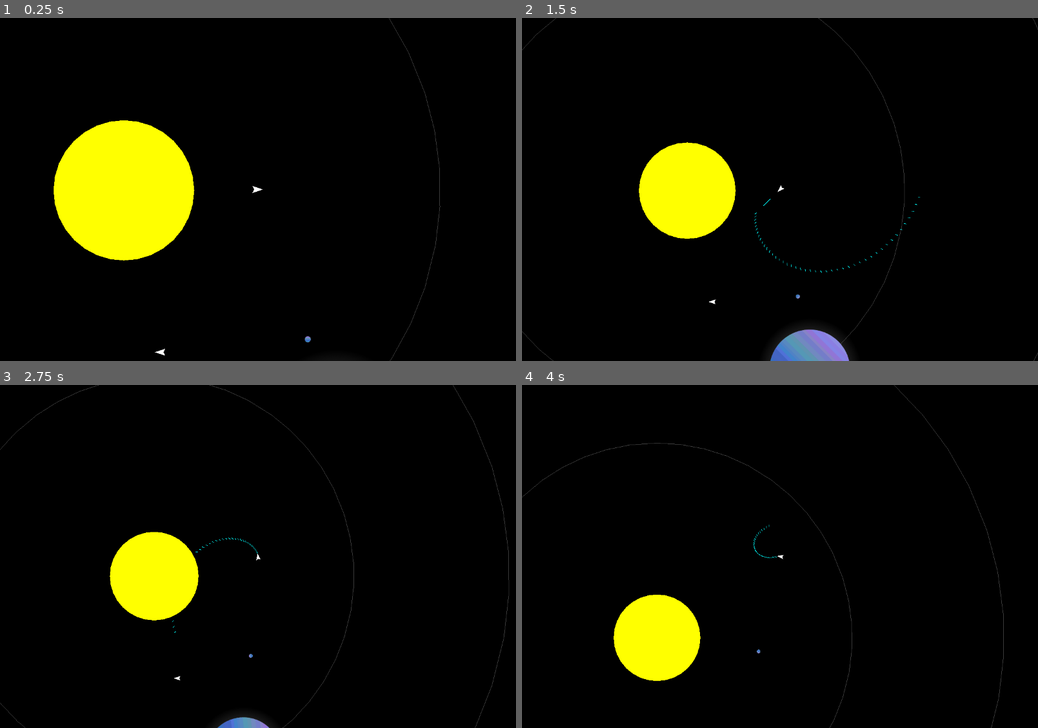
Above: before the commit, frames 1-4 (two rows, left to right).
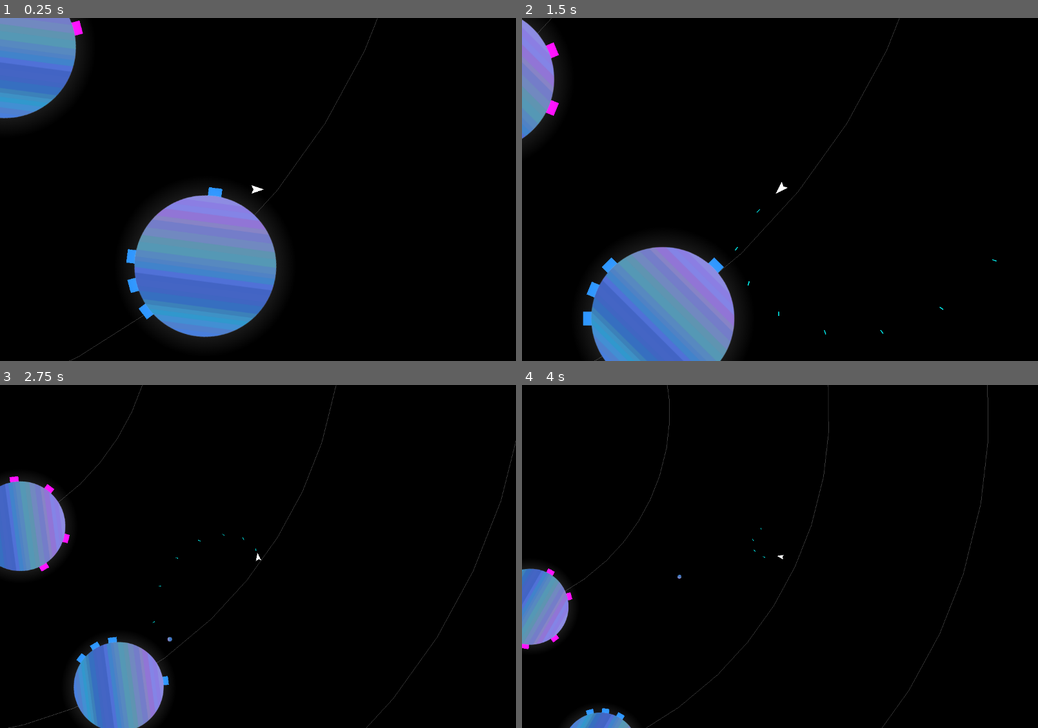
Above: after the commit, the same moments.

Repository: Boyquotes/godot-space-game
Game: Godot game, scene res://World.tscn
The game is run twice, just before and just after one commit, with the same random seed, the same clock (stepped at 60 frames per second) and the same inputs.
Inputs:
- Up to frame 1 (0.25 s): no input
- Up to frame 2 (1.5 s): hold D (right) 0.53-1.28 s; hold Space (shoot) 0.53-1.28 s; hold S (backward) from 1.28 s (still down); tap Space (shoot) at 1.35 s
- Up to frame 3 (2.75 s): release S (backward) at 2.03 s; hold D (right) from 2.03 s (still down); hold Space (shoot) from 2.03 s (still down)
- Up to frame 4 (4 s): release D (right) at 2.78 s; release Space (shoot) at 2.78 s; hold W (forward) 2.78-3.53 s; tap Space (shoot) at 2.85 s; hold A (left) from 3.53 s (still down); hold Space (shoot) from 3.53 s (still down)

The runs differ from the first frame. In frame 1, 21% of the frame differs, in the area x 0-86%, y 0-100%; in frame 2, 15%; in frame 3, 11%; in frame 4, 6.1%.

Commit message:
Work on AI and Civilizations

Diff:
--- a/AIShip.gd
+++ b/AIShip.gd
@@ -1,51 +1,34 @@
-extends KinematicBody2D
+extends "res://Ship.gd"
 
 
 # Declare member variables here. Examples:
-# var a = 2
-# var b = "text"
-const acc = 300
-const dec = 150
-const max_speed = 400
-const rot_speed = PI
-
 var target = null
-
-var vel = Vector2(0 ,0)
-
 
 # Called when the node enters the scene tree for the first time.
 func _ready():
 	add_to_group("AI-ships")
 
-
 # Called every frame. 'delta' is the elapsed time since the previous frame.
 func _process(delta):
-	if target == null:
-		return
+	if target != null:
+		var to_target = global_position - target.global_position
 
-	var to_target = global_position - target.global_position
+		# rotate towards target
+		var desired_angle = to_target.angle() + PI
+		rotation = desired_angle
 
-	# rotate towards target
-	var desired_angle = to_target.angle() + PI
-	rotation = desired_angle
+		# control speed
+		var length = to_target.length()
+		if length > 75:
+			thrust(delta)
 
-	# control speed
-	var length = to_target.length()
-	if length > 75:
+		shoot(delta)
+	else:
 		thrust(delta)
 
-	move_and_collide(vel * delta)
-
-
-func thrust(delta):
-	vel += Vector2(acc * delta, 0).rotated(rotation)
-
-func reverse(delta):
-	vel -= Vector2(dec * delta, 0).rotated(rotation)
-
 func _on_AttackRadius_body_entered(body):
-	target = body
+	if body != self:
+		target = body
 
 func _on_LeaveAloneRadius_body_exited(body):
 	if body == target:
--- a/AIShip.tscn
+++ b/AIShip.tscn
@@ -10,6 +10,7 @@
 radius = 900.0
 
 [node name="AIShip" type="KinematicBody2D"]
+z_index = 1
 collision_layer = 4
 collision_mask = 7
 script = ExtResource( 2 )
--- /dev/null
+++ b/Civilization.gd
@@ -0,0 +1,25 @@
+extends Node
+
+
+# Declare member variables here. Examples:
+var color = Color(1.0, 1.0, 1.0)
+
+var planets = []
+var relationship_with_player = 0
+var foreign_relations = {}
+
+# Called when the node enters the scene tree for the first time.
+func _ready():
+	pass # Replace with function body.
+
+
+# Called every frame. 'delta' is the elapsed time since the previous frame.
+#func _process(delta):
+#	pass
+
+func spawn_on(planet):
+	planets.append(planet)
+	planet.set_controlling_civ(self)
+
+	for i in range(4):
+		planet.add_structure(planet.random_structure_angle())
--- a/Laser.gd
+++ b/Laser.gd
@@ -17,5 +17,10 @@
 func _process(delta):
 	age += delta
 	var collision = move_and_collide(self.vel * delta)
-	if collision != null or age >= lifelength:
+	if collision != null:
+		if collision.collider.get("health") != null:
+			collision.collider.take_hit(10)
 		queue_free()
+
+	if age >= lifelength:
+		queue_free()
--- a/Planet.gd
+++ b/Planet.gd
@@ -2,16 +2,26 @@
 
 
 # Declare member variables here. Examples:
-# var a = 2
-# var b = "text"
+
+onready var Structure = preload("res://Structure.tscn")
+
 const rot_speed = PI / 6
 var orbit_speed = PI / rand_range(24, 36)
 var orbit_angle = rand_range(0, 2 * PI)
 var orbit_distance = 0
 
+const radius = 170
+
+var resources = 0
+var availabe_structure_spots = range(16)
+var structures = []
+
+var civ = null
+
 # Called when the node enters the scene tree for the first time.
 func _ready():
 	add_to_group("celestial-bodies")
+	add_to_group("planets")
 	var relation = self.global_position - self.get_parent().global_position
 	orbit_distance = relation.length()
 
@@ -21,3 +31,23 @@
 
 	orbit_angle += orbit_speed * delta
 	position = Vector2(orbit_distance, 0).rotated(orbit_angle)
+
+func random_structure_angle():
+	var index = rand_range(0, availabe_structure_spots.size())
+	var spot = availabe_structure_spots[index]
+	availabe_structure_spots.remove(index)
+	return spot * PI / 8
+
+func add_structure(angle):
+	var struct = Structure.instance()
+	struct.position = Vector2(radius, 0).rotated(angle)
+	struct.rotation = angle
+	struct.z_index = -1
+	structures.append(struct)
+	struct.set_color(civ.color)
+	add_child(struct)
+
+func set_controlling_civ(controller):
+	civ = controller
+	for s in structures:
+		s.set_color(civ.color)
--- a/PlayerShip.gd
+++ b/PlayerShip.gd
@@ -1,15 +1,4 @@
-extends KinematicBody2D
-
-
-onready var Laser = preload("Laser.tscn")
-
-
-const acc = 300
-const dec = 150
-const max_speed = 400
-const rot_speed = PI
-
-var vel = Vector2(0, 0)
+extends "res://Ship.gd"
 
 # Called when the node enters the scene tree for the first time.
 func _ready():
@@ -29,26 +18,4 @@
 		rotation += rot_speed * delta
 
 	if Input.is_action_pressed("shoot"):
-		shoot()
-
-	move_and_collide(vel * delta)
-	self.limit_speed()
-
-func thrust(delta):
-	vel += Vector2(acc * delta, 0).rotated(rotation)
-
-func reverse(delta):
-	vel -= Vector2(dec * delta, 0).rotated(rotation)
-
-func shoot():
-	var spawn = Laser.instance()
-	spawn.global_position = $ShootPoint.global_position
-	spawn.rotation = self.global_rotation
-	spawn.vel = Vector2(self.max_speed + 200, 0).rotated(spawn.global_rotation)
-	spawn.add_collision_exception_with(self)
-
-	get_parent().add_child(spawn)
-
-func limit_speed():
-	if vel.length() > max_speed:
-		vel = vel.normalized() * max_speed
+		shoot(delta)
--- a/PlayerShip.tscn
+++ b/PlayerShip.tscn
@@ -7,6 +7,7 @@
 [ext_resource path="res://sprites/planet-blue.png" type="Texture" id=5]
 
 [node name="PlayerShip" type="KinematicBody2D"]
+z_index = 1
 collision_layer = 4
 collision_mask = 7
 script = ExtResource( 2 )
--- /dev/null
+++ b/Ship.gd
@@ -0,0 +1,81 @@
+extends KinematicBody2D
+
+onready var Laser = preload("Laser.tscn")
+
+const acc = 300
+const dec = 150
+const max_speed = 400
+const rot_speed = PI
+
+const heat_max = 100
+const reg_vent_rate = 30
+const heat_per_shot = 10
+var heat = 0
+var venting = false
+
+# heat_per_shot / fire_rate should be > reg_vent_rate
+const fire_rate = 0.1
+var time_since_last_shot = 0
+
+var health = 100
+
+var vel = Vector2(0 ,0)
+
+# Called when the node enters the scene tree for the first time.
+func _ready():
+	pass # Replace with function body.
+
+
+# Called every frame. 'delta' is the elapsed time since the previous frame.
+func _process(delta):
+	update_heat(delta)
+	limit_speed()
+	move_and_collide(vel * delta)
+
+func limit_speed():
+	if vel.length() > max_speed:
+		vel = vel.normalized() * max_speed
+
+func thrust(delta):
+	vel += Vector2(acc * delta, 0).rotated(rotation)
+
+func reverse(delta):
+	vel -= Vector2(dec * delta, 0).rotated(rotation)
+
+func update_heat(delta):
+	if heat >= heat_max:
+		venting = true
+		heat = heat_max
+	elif heat <= 0:
+		venting = false
+		heat = 0
+
+	if venting:
+		heat -= reg_vent_rate * 2 * delta
+	else:
+		heat -= reg_vent_rate * delta
+
+func shoot(delta):
+	time_since_last_shot += delta
+	if venting:
+		return
+
+	if time_since_last_shot < fire_rate:
+		return
+	elif time_since_last_shot >= fire_rate:
+		time_since_last_shot = 0
+
+	heat += heat_per_shot
+
+	var spawn = Laser.instance()
+	spawn.global_position = $ShootPoint.global_position
+	spawn.rotation = self.global_rotation
+	spawn.vel = Vector2(self.max_speed + 200, 0).rotated(spawn.global_rotation)
+	spawn.add_collision_exception_with(self)
+
+	get_parent().add_child(spawn)
+
+func take_hit(strength):
+	health -= strength
+	if health <= 0:
+		queue_free()
--- a/Star.gd
+++ b/Star.gd
@@ -2,9 +2,6 @@
 
 
 # Declare member variables here. Examples:
-# var a = 2
-# var b = "text"
-
 onready var Planet = preload("Planet.tscn")
 
 const orbit_length = 700
@@ -17,6 +14,7 @@
 	for i in range(num_planets):
 		var p = Planet.instance()
 		p.position.x = (i + 1) * orbit_length + self.radius
+		p.z_index = z_index + 2
 		add_child(p)
 
 # Called every frame. 'delta' is the elapsed time since the previous frame.
--- /dev/null
+++ b/Structure.gd
@@ -0,0 +1,16 @@
+extends KinematicBody2D
+
+
+# Declare member variables here. Examples:
+
+# Called when the node enters the scene tree for the first time.
+func _ready():
+	pass # Replace with function body.
+
+
+# Called every frame. 'delta' is the elapsed time since the previous frame.
+#func _process(delta):
+#	pass
+
+func set_color(color):
+	get_node("ColorRect").color = color
--- /dev/null
+++ b/Structure.tscn
@@ -0,0 +1,21 @@
+[gd_scene load_steps=3 format=2]
+
+[ext_resource path="res://Structure.gd" type="Script" id=1]
+
+[sub_resource type="RectangleShape2D" id=1]
+extents = Vector2( 16, 16 )
+
+[node name="Structure" type="KinematicBody2D"]
+script = ExtResource( 1 )
+
+[node name="ColorRect" type="ColorRect" parent="."]
+margin_left = -16.0
+margin_top = -16.0
+margin_right = 16.0
+margin_bottom = 16.0
+__meta__ = {
+"_edit_use_anchors_": false
+}
+
+[node name="CollisionShape2D" type="CollisionShape2D" parent="."]
+shape = SubResource( 1 )
--- /dev/null
+++ b/World.gd
@@ -0,0 +1,25 @@
+extends Node2D
+
+
+# Declare member variables here. Examples:
+onready var Civilization = preload("res://Civilization.gd")
+
+var civ_colors = [
+	Color(1.0, 0, 1.0),
+	Color(0.12, 0.56, 1.0),
+	Color(0, 1.0, 0)
+]
+
+# Called when the node enters the scene tree for the first time.
+func _ready():
+	yield(get_tree(), "idle_frame")
+	var planets = get_tree().get_nodes_in_group("planets")
+
+	for i in range(3):
+		var civ = Civilization.new()
+		civ.color = civ_colors[i]
+		civ.spawn_on(planets[i])
+
+# Called every frame. 'delta' is the elapsed time since the previous frame.
+#func _process(delta):
+#	pass
--- a/World.tscn
+++ b/World.tscn
@@ -1,16 +1,14 @@
 [gd_scene load_steps=4 format=2]
 
 [ext_resource path="res://PlayerShip.tscn" type="PackedScene" id=1]
+[ext_resource path="res://World.gd" type="Script" id=2]
 [ext_resource path="res://Star.tscn" type="PackedScene" id=3]
-[ext_resource path="res://AIShip.tscn" type="PackedScene" id=4]
 
 [node name="World" type="Node2D"]
+script = ExtResource( 2 )
 
 [node name="PlayerShip" parent="." instance=ExtResource( 1 )]
-position = Vector2( 832.643, 383.832 )
+position = Vector2( 239.506, 753.765 )
 
 [node name="Star" parent="." instance=ExtResource( 3 )]
-position = Vector2( 451.164, 386.363 )
-
-[node name="AIShip" parent="." instance=ExtResource( 4 )]
-position = Vector2( 553.954, 847.816 )
+position = Vector2( -959.175, -250.564 )
Not shown, changed: .mono/metadata/ide_messaging_meta.txt
